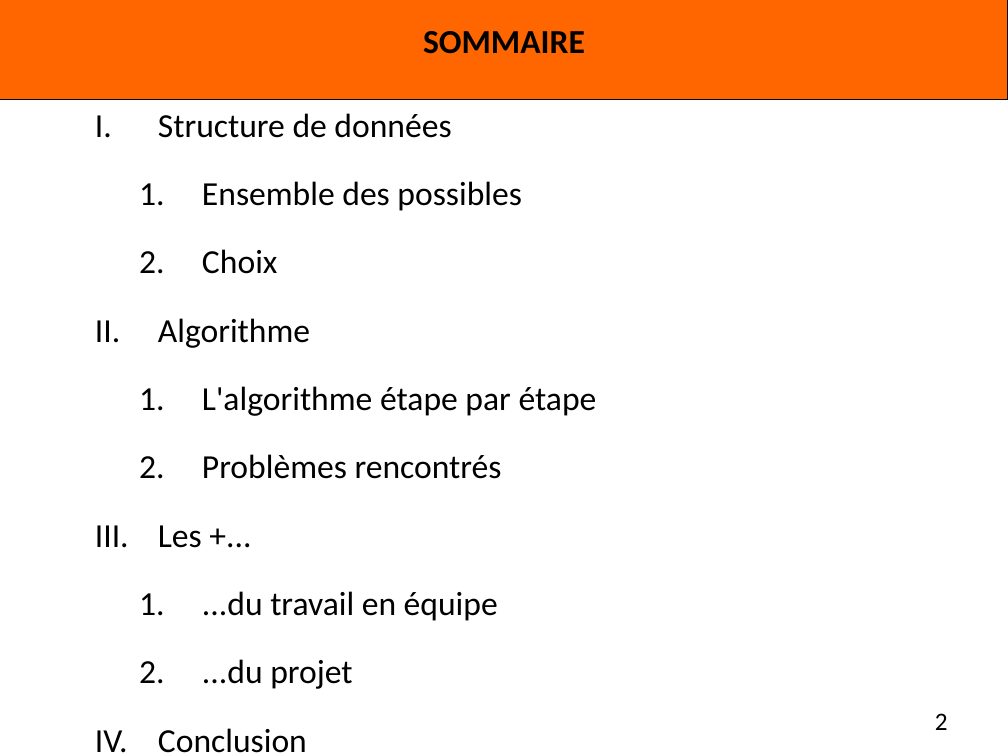
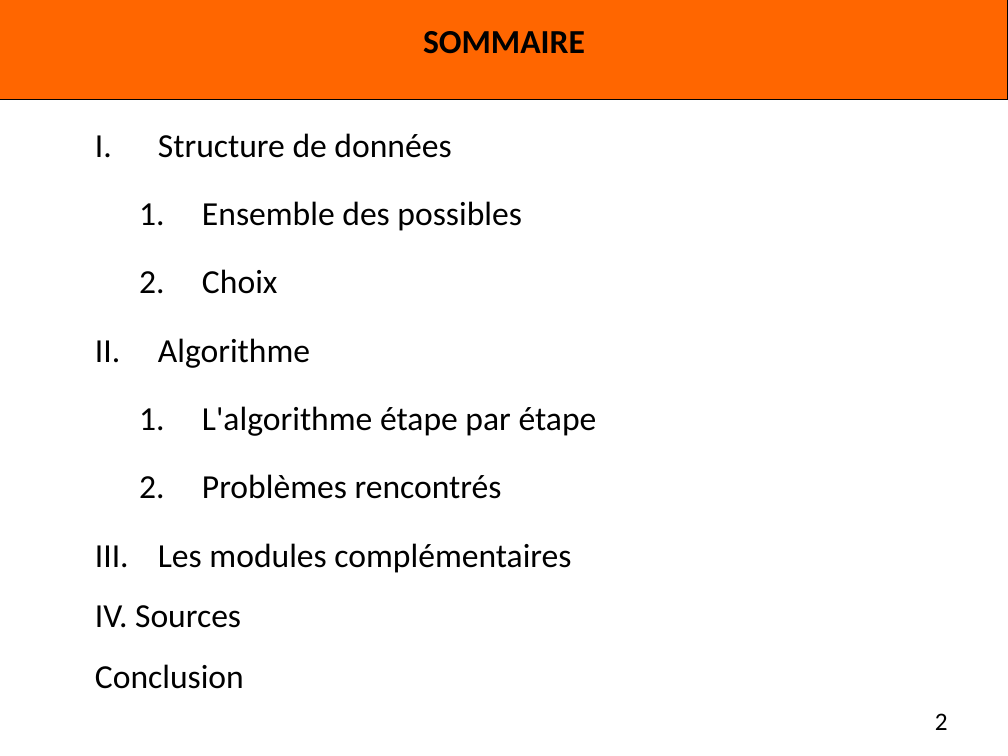
Before and after one commit to Miaxos/Polux, a slide deck: slide 2 of diapo_Presentation_poqb_soutenance_vendredi_15_janvier_2016.odp. Drawn at 1008x756 pixels with LibreOffice and Linux fonts; fonts in the diff are those of the drawing; background and template pictures are left out. Boxes give left, top, right and bottom in pixels: in the first picture for what was removed or moved away, otherwise in the second. Text is boxed around its words. In the diff, an @@ line names an element or a change of style, - is before the commit and + after.

```diff
--- a/diapo_Presentation_poqb_soutenance_vendredi_15_janvier_2016.odp
+++ b/diapo_Presentation_poqb_soutenance_vendredi_15_janvier_2016.odp
@@ text "Structure de données": place and size @@
-text "Structure de données" at [158,113,597,689]
+text "Structure de données" at [95,133,597,689]
@@ text at [95,543,571,628]: text changed @@
-III. Les +...
-  1. ...du travail en équipe
-  2. ...du projet
+III. Les modules complémentaires
+IV. Sources
@@ text at [95,664,244,689]: bullet I. to none; less space between paragraphs @@
```
Also in this commit, not shown: 3 other slides changed, 2 slides added, 4 slides removed.
